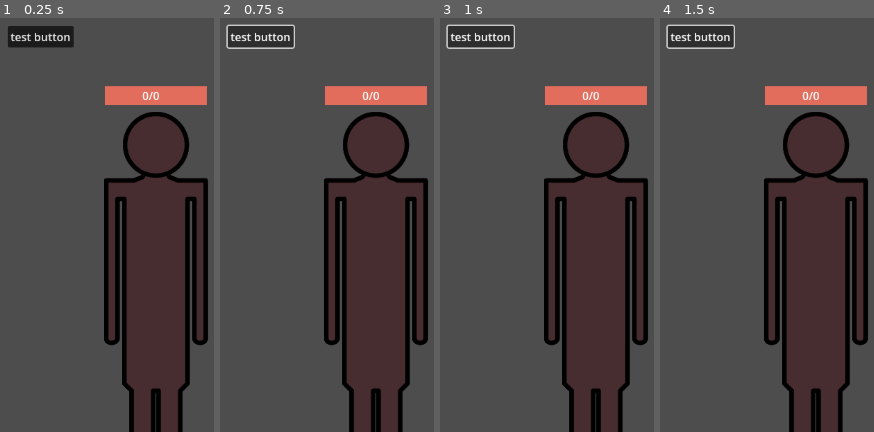
Above: before the commit, frames 1-4 (left to right).
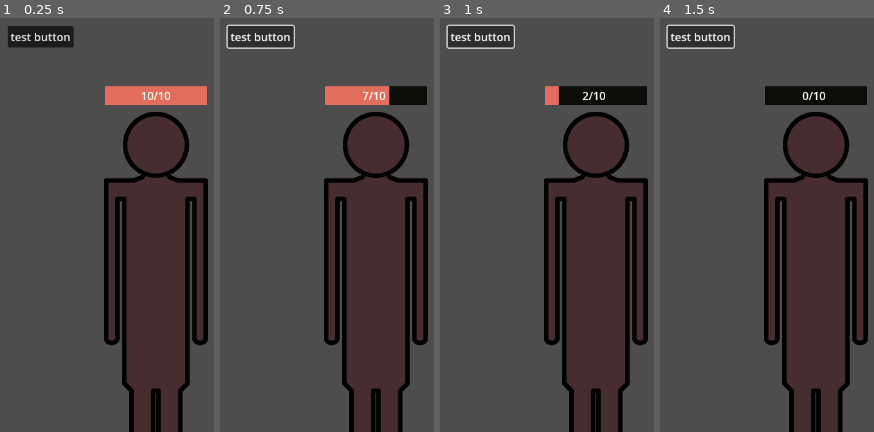
Above: after the commit, the same moments.

Repository: ShongoWL/Tavern-Keeper-Jam
Game: Godot game, scene res://Scene/BattleManager.tscn
Same seed, same stepped clock (60 frames per second), same inputs: the game is played once before the commit and once after it.
Inputs:
- Up to frame 1 (0.25 s): no input
- Up to frame 2 (0.75 s): click "test button" at 0.5 s
- Up to frame 3 (1 s): no input
- Up to frame 4 (1.5 s): click "test button" at 1.25 s

The runs differ from the first frame. In frame 1, 0.2% of the frame differs, in the area x 66-80%, y 17-20%; in frame 2, 0.9%; in frame 3, 1.9%; in frame 4, 2.2%, in the area x 49-97%, y 16-22%.

Commit message:
Conflict Fixes

Diff:
--- a/Resources/baseHero.tres
+++ b/Resources/baseHero.tres
@@ -8,6 +8,6 @@
 critChance = 0
 energyRegen = 5
 maxHp = 10
-damage = 3
-attackCooldown = 1.0
+damage = 0
+attackCooldown = 2.0
 preferredTarget = 0
--- a/Resources/baseMonster.tres
+++ b/Resources/baseMonster.tres
@@ -5,7 +5,7 @@
 [resource]
 resource_local_to_scene = true
 script = ExtResource("1_k5gdu")
-hp = 5
+maxHp = 10
 damage = 0
 attackCooldown = 0.0
 preferredTarget = 0
--- a/Scene/BattleManager.tscn
+++ b/Scene/BattleManager.tscn
@@ -7,53 +7,52 @@
 [ext_resource type="PackedScene" uid="uid://dqu3esdd6qywr" path="res://Scene/enemyScene.tscn" id="5_kdsbv"]
 [ext_resource type="Script" path="res://Scripts/Entity.gd" id="6_qabx8"]
 
-[sub_resource type="Resource" id="Resource_0ac4j"]
+[sub_resource type="Resource" id="Resource_qc2jp"]
 resource_local_to_scene = true
 script = ExtResource("3_02ydw")
 critChance = 0
 energyRegen = 5
-maxHp = 0
+maxHp = 10
 damage = 3
-attackCooldown = 1.0
-preferredTarget = 3
+attackCooldown = 2.0
+preferredTarget = 0
 
-[sub_resource type="Resource" id="Resource_2fgcu"]
+[sub_resource type="Resource" id="Resource_6cn51"]
 resource_local_to_scene = true
 script = ExtResource("3_02ydw")
 critChance = 0
 energyRegen = 5
-maxHp = 0
+maxHp = 10
 damage = 3
-attackCooldown = 1.0
-preferredTarget = 3
+attackCooldown = 2.0
+preferredTarget = 0
 
-[sub_resource type="Resource" id="Resource_l4l4u"]
+[sub_resource type="Resource" id="Resource_oiadu"]
 resource_local_to_scene = true
 script = ExtResource("3_02ydw")
 critChance = 0
 energyRegen = 5
-maxHp = 0
-damage = 3
-attackCooldown = 1.0
+maxHp = 10
+damage = 1
+attackCooldown = 2.0
 preferredTarget = 0
 
-[sub_resource type="Resource" id="Resource_0xd7t"]
+[sub_resource type="Resource" id="Resource_hhire"]
 resource_local_to_scene = true
 script = ExtResource("3_02ydw")
 critChance = 0
 energyRegen = 5
-hp = 10
-damage = 0
-attackCooldown = 20.0
+maxHp = 10
+damage = 3
+attackCooldown = 2.0
 preferredTarget = 0
 
-[sub_resource type="Resource" id="Resource_j5jbc"]
+[sub_resource type="Resource" id="Resource_rjhrn"]
 resource_local_to_scene = true
 script = ExtResource("6_qabx8")
-hp = 10
+maxHp = 10
 damage = 0
 attackCooldown = 0.0
-maxHp = 0
 preferredTarget = 0
 
 [node name="BattleManager" type="Node2D" node_paths=PackedStringArray("heroArray", "enemyArray")]
@@ -62,24 +61,24 @@
 enemyArray = [NodePath("Enemy")]
 
 [node name="HeroScene" parent="." instance=ExtResource("1_vq15d")]
-heroData = SubResource("Resource_0ac4j")
+heroData = SubResource("Resource_qc2jp")
 
 [node name="TimeManager" parent="HeroScene" instance=ExtResource("3_dsu4q")]
 
 [node name="HeroScene2" parent="." instance=ExtResource("1_vq15d")]
-heroData = SubResource("Resource_2fgcu")
+heroData = SubResource("Resource_6cn51")
 
 [node name="TimeManager" parent="HeroScene2" instance=ExtResource("3_dsu4q")]
 
 [node name="HeroScene3" parent="." instance=ExtResource("1_vq15d")]
-heroData = SubResource("Resource_l4l4u")
+heroData = SubResource("Resource_oiadu")
 
 [node name="TimeManager" parent="HeroScene3" instance=ExtResource("3_dsu4q")]
 
 [node name="HeroScene4" parent="." instance=ExtResource("1_vq15d")]
-heroData = SubResource("Resource_0xd7t")
+heroData = SubResource("Resource_hhire")
 
 [node name="TimeManager" parent="HeroScene4" instance=ExtResource("3_dsu4q")]
 
 [node name="Enemy" parent="." instance=ExtResource("5_kdsbv")]
-enemyData = SubResource("Resource_j5jbc")
+enemyData = SubResource("Resource_rjhrn")
--- a/Scripts/EnemyScene.gd
+++ b/Scripts/EnemyScene.gd
@@ -6,6 +6,7 @@
 var damageQueue:Array = []
 
 var hp:int
+var maxHp: int
 var damage:int
 var attackCooldown:float
 var preferredTarget:int
@@ -14,7 +15,8 @@
 var lock: bool = false
 
 func _ready() -> void:
-	hp = enemyData.hp
+	maxHp = enemyData.maxHp
+	hp = maxHp
 	damage = enemyData.damage
 	attackCooldown = enemyData.damage
 	preferredTarget = enemyData.preferredTarget
